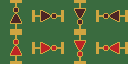
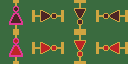
The second 128×64 image is a revision of the first. Changes to its layers:
painted on "Arrière-plan" over [9, 0, 23, 64]
